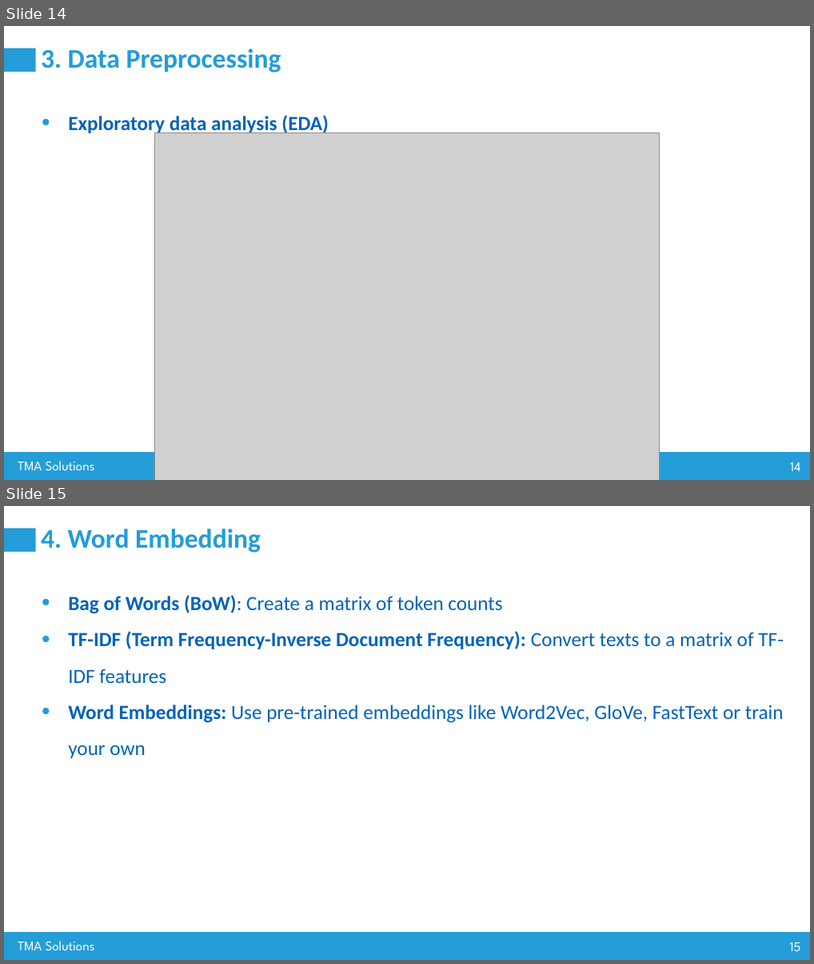
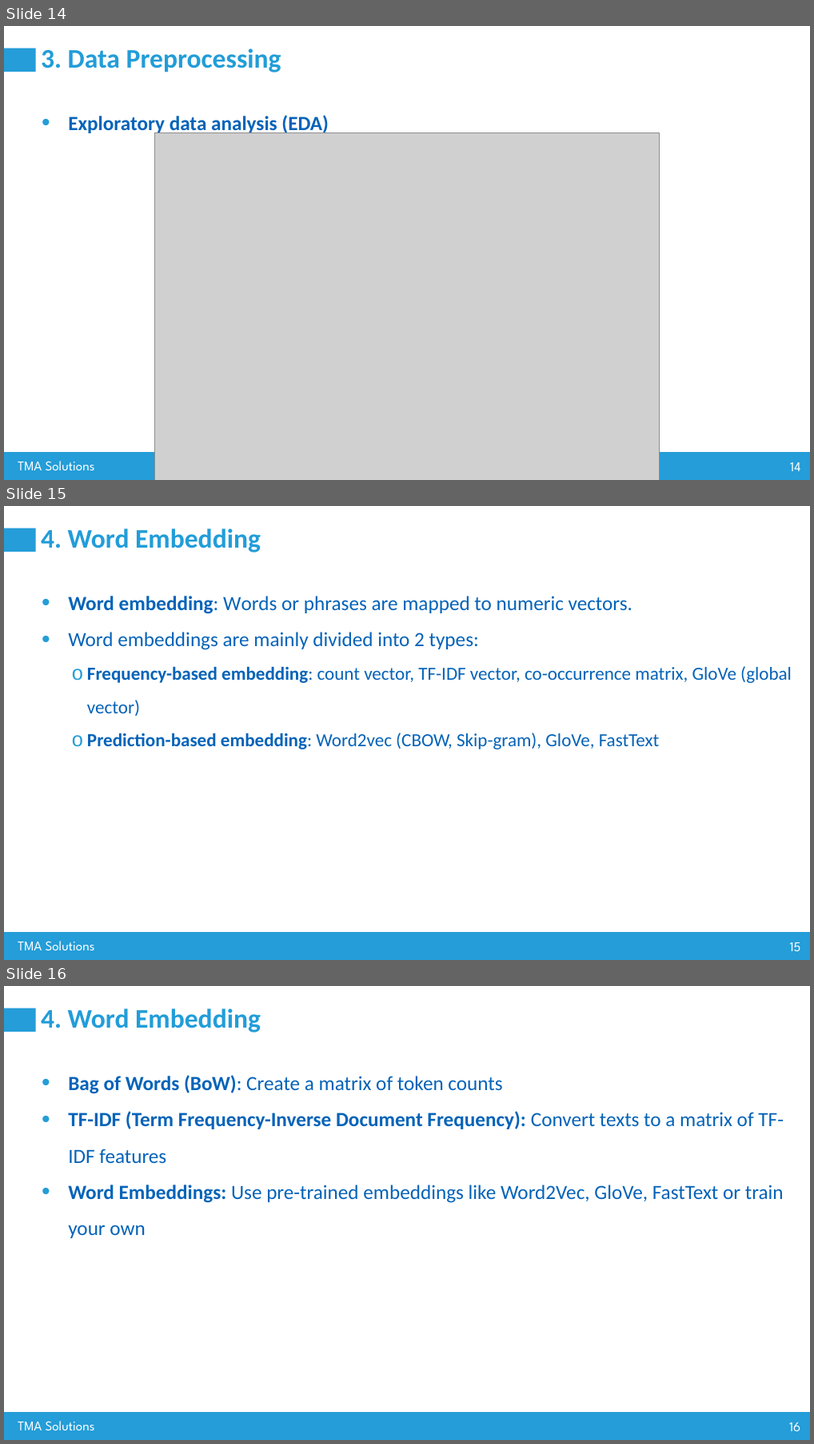
Before and after one commit to nguyenvanhuy0612/DL-1, a slide deck: Workshop-3_AI Advance Training_Group 80.pptx. Shown one above the other, each under a label of ours: slides 14 and 15 before the commit, slides 14, 15 and 16 after it. The pictures are 814x964 and 814x1444 pixels, drawn with LibreOffice and Linux fonts; fonts in the diff are those of the drawing; grey boxes stand for pictures. Boxes give left, top, right and bottom in pixels: in the first picture for what was removed or moved away, otherwise in the second. Text is boxed around its words. In the diff, an @@ line names an element or a change of style, - is before the commit and + after.

```diff
--- a/Workshop-3_AI Advance Training_Group 80.pptx
+++ b/Workshop-3_AI Advance Training_Group 80.pptx
@@ slide 15 added at [4,506,810,960], background #FFFFFF; not listed: 4 template elements that a slide beside it also shows @@
@@ title added at [41,528,261,552], 32 pt, text #229DD8, bold @@
+4. Word Embedding
@@ text added at [68,596,792,749], 22 pt, text #0563B8 @@
+• Word embedding: Words or phrases are mapped to numeric vectors.
+• Word embeddings are mainly divided into 2 types:
+  o Frequency-based embedding: count vector, TF-IDF vector, co-occurrence matrix, GloVe (global vector)
+  o Prediction-based embedding: Word2vec (CBOW, Skip-gram), GloVe, FastText
@@ what was slide 15 is now slide 16 @@
@@ page number at [790,1422,801,1431]: text changed @@
-15
+16
```
Also in this commit, not shown: 1 slide changed.
